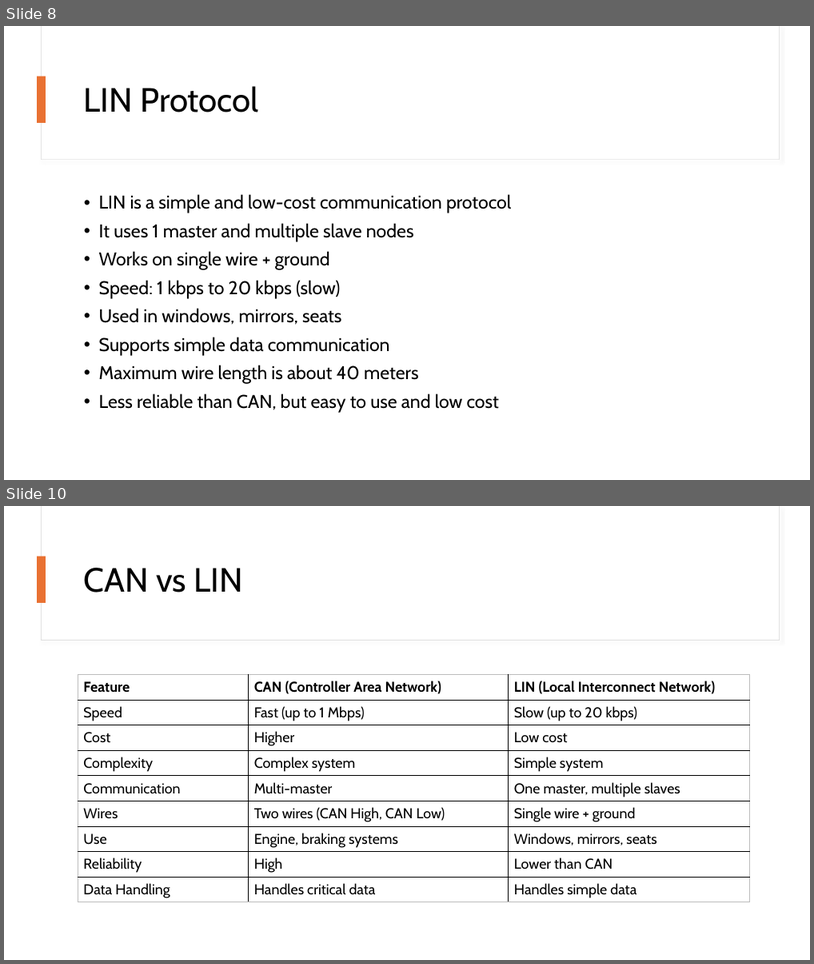
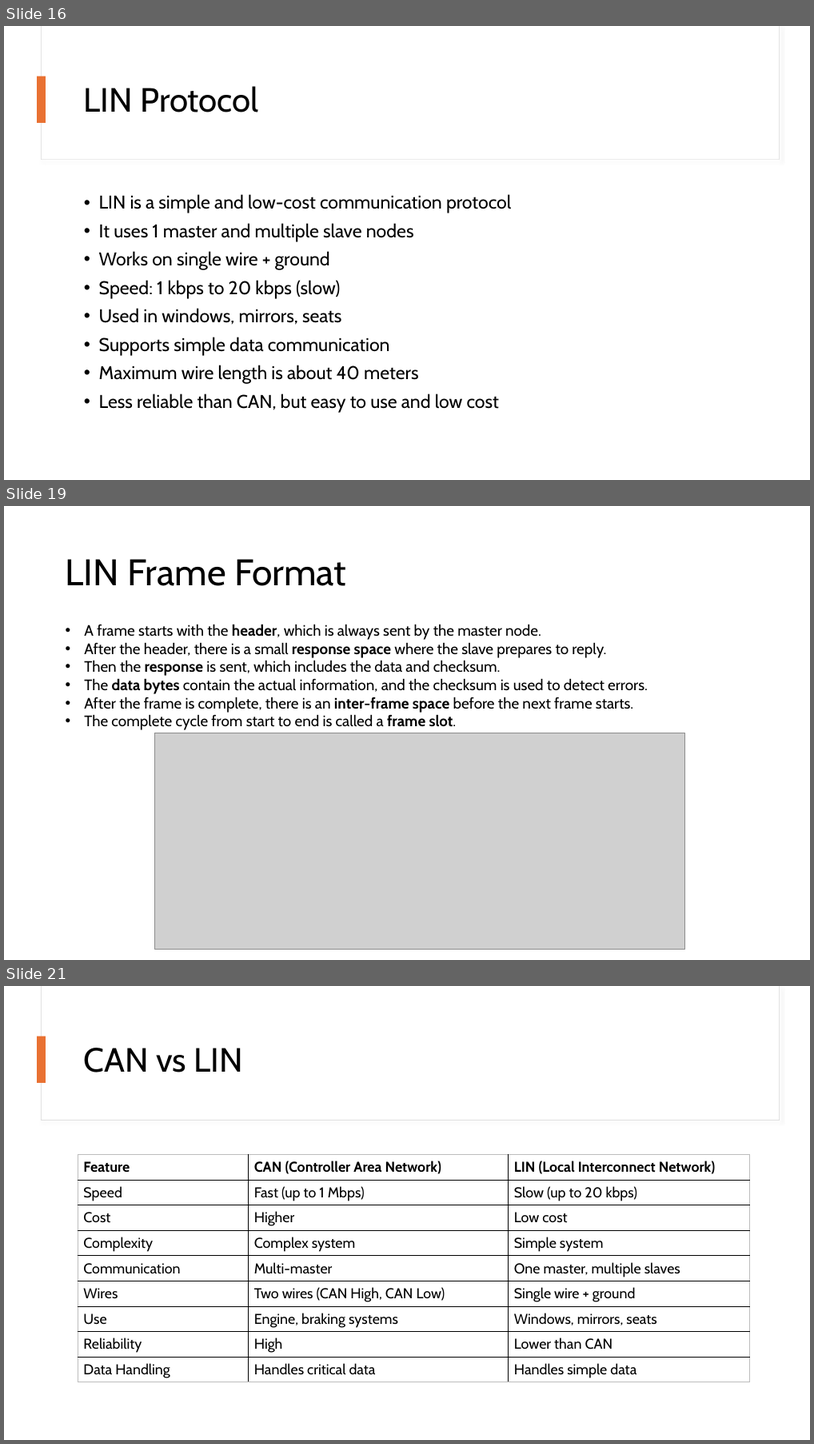
Before and after one commit to monalsutar/PPT, a slide deck: Automotive_Protocols.pptx. Shown one above the other, each under a label of ours: slides 8 and 10 before the commit, slides 16, 19 and 21 after it; the slides between them are not shown. The pictures are 814x964 and 814x1444 pixels, drawn with LibreOffice and Linux fonts; fonts in the diff are those of the drawing; grey boxes stand for pictures. Boxes give left, top, right and bottom in pixels: in the first picture for what was removed or moved away, otherwise in the second. Text is boxed around its words. In the diff, an @@ line names an element or a change of style, - is before the commit and + after.

```diff
--- a/Automotive_Protocols.pptx
+++ b/Automotive_Protocols.pptx
@@ slide 19 added at box(4, 506, 810, 960), background #FFFFFF @@
@@ title added at box(66, 559, 346, 586), 44 pt, text #000000 @@
+LIN Frame Format
@@ text added at box(84, 624, 648, 730), 18 pt, text #000000 @@
+• A frame starts with the header, which is always sent by the master node.
+• After the header, there is a small response space where the slave prepares to reply.
+• Then the response is sent, which includes the data and checksum.
+• The data bytes contain the actual information, and the checksum is used to detect errors.
+• After the frame is complete, there is an inter-frame space before the next frame starts.
+• The complete cycle from start to end is called a frame slot.
@@ picture added at box(155, 733, 686, 948) @@
@@ what was slide 8 is now slide 16 @@
@@ what was slide 10 is now slide 21 @@
```
Also in this commit, not shown: 4 slides changed, 10 other slides added, 1 other file.
